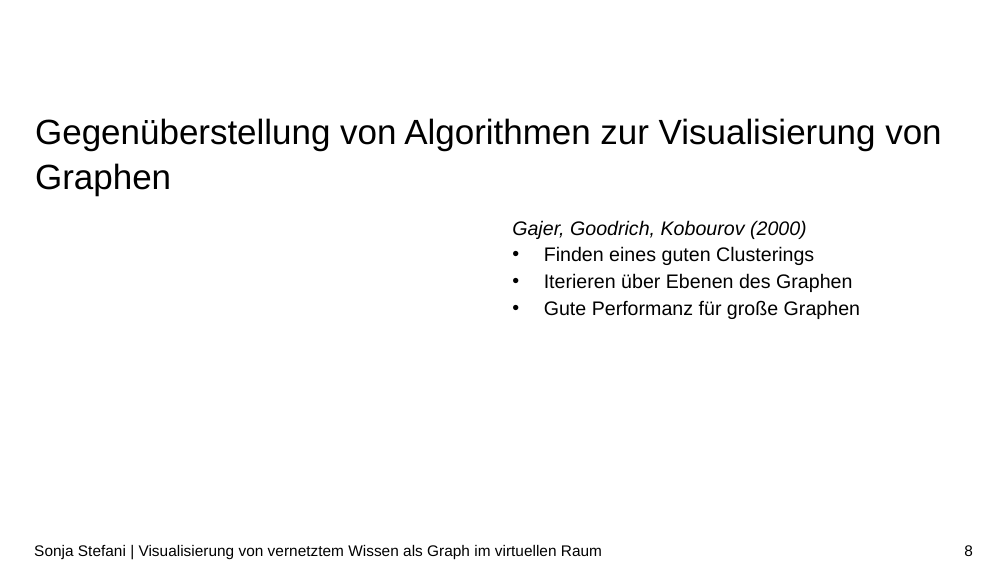
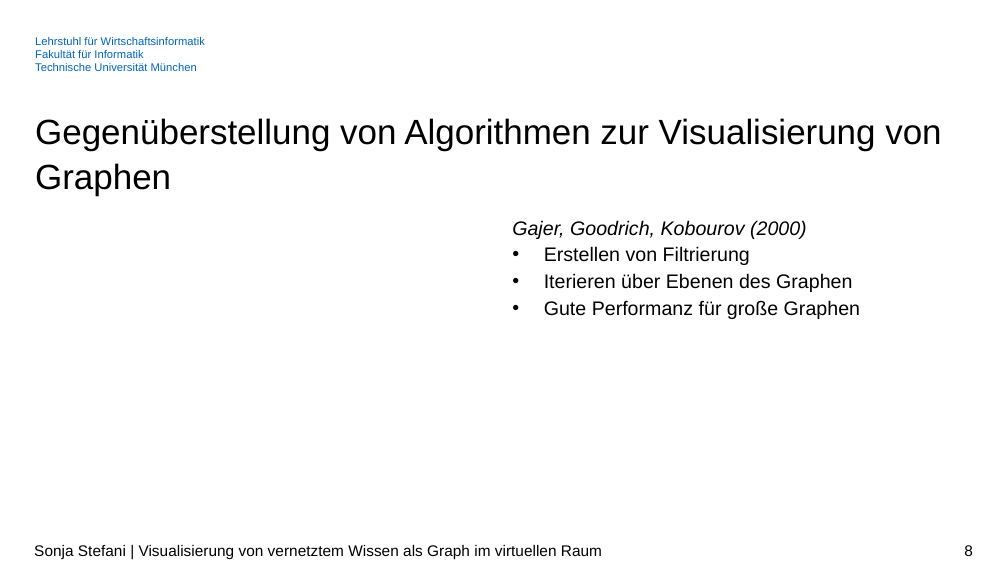
Before and after one commit to SonjaSt/knowledge-visualization-vr, a slide deck: slide 8 of Dokumente/Zwischenpraesentation_BA.pptx. Drawn at 1008x567 pixels with LibreOffice and Linux fonts; fonts in the diff are those of the drawing; grey boxes stand for pictures; background and template pictures are left out. Boxes give left, top, right and bottom in pixels: in the first picture for what was removed or moved away, otherwise in the second. Text is boxed around its words. In the diff, an @@ line names an element or a change of style, - is before the commit and + after.

```diff
--- a/Dokumente/Zwischenpraesentation_BA.pptx
+++ b/Dokumente/Zwischenpraesentation_BA.pptx
@@ text added at box(35, 37, 205, 71), 8 pt, text #0065BD @@
+Lehrstuhl für Wirtschaftsinformatik
+Fakultät für Informatik
+Technische Universität München
@@ text at box(544, 246, 750, 265): text changed @@
-• Finden eines guten Clusterings
+• Erstellen von Filtrierung
```
Also in this commit, not shown: 10 other slides changed, 8 slides added, 30 other files.
